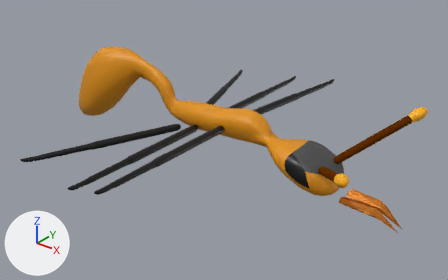
The Blender file Assets/Prefabs/AntModels/farmerantEverythingAdded.blend, before and after one commit.
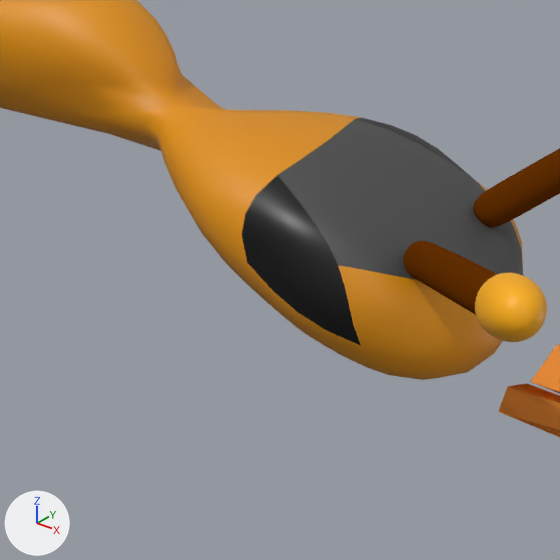
The first picture shows the older version from a 50 mm camera at (3.57, -4.26, 2.51) aimed at (0.17, -0.01, -0.13). The close-ups show both versions on the part from 52% to 79% of the width and 41% to 84% of the height of that picture; other places that the commit changed are outside them. Every picture has the same lights, and +X, +Y and +Z are marked at lower left.

In view in the first close-up: 'Leg.006', 'Leg.007', 'Pincer1', 'Pincer1.001', 'Pincer2'.
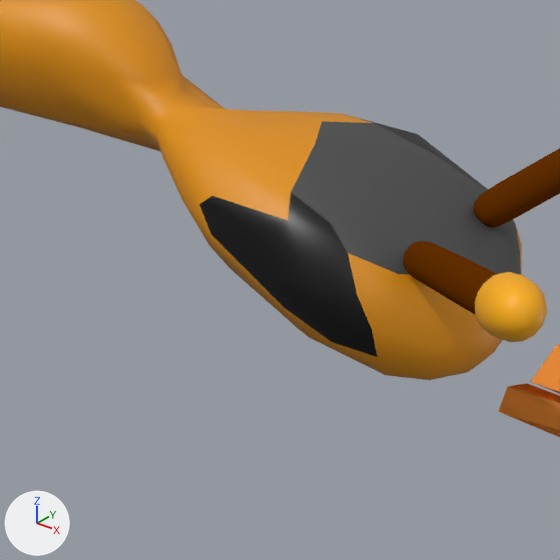
The change in detail:
Object 'Pincer1.001' (ob_pincer1_001) gains a DECIMATE modifier named 'Decimate.001'.
Modifier setting: ratio = 0.35.

Pixel boxes [x1, y1, x2, y2] of what changed, in the close-ups (560 x 560 px):
'Pincer1.001', modifiers changed
    before: [0, 0, 523, 380]
    after: [0, 0, 522, 380]
